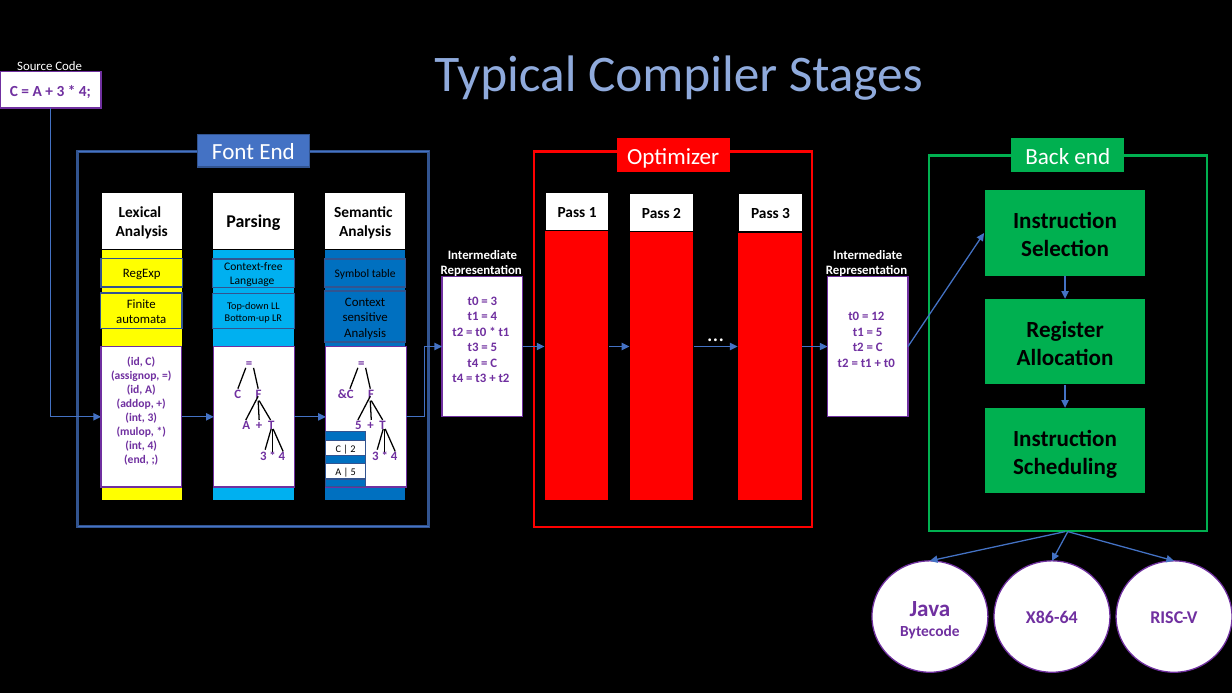
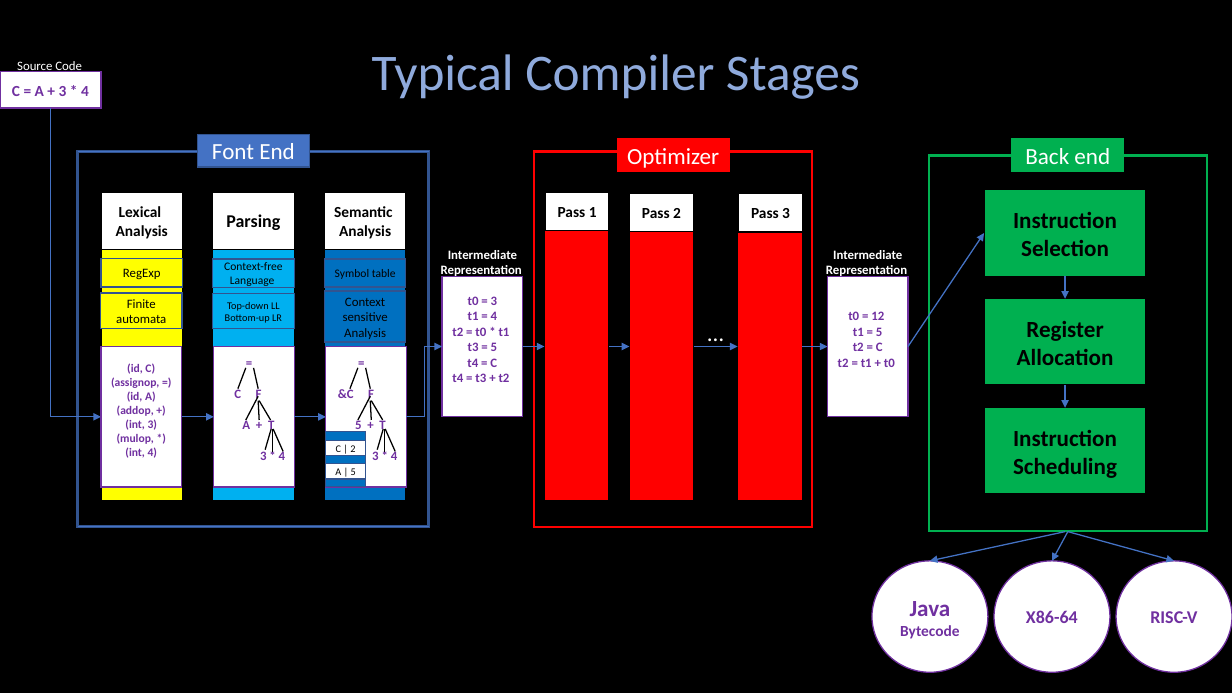
Before and after one commit to Angold-4/cs, a slide deck: slide 2 of docs/figures/figures.pptx. Drawn at 1232x693 pixels with LibreOffice and Linux fonts; fonts in the diff are those of the drawing. Boxes give left, top, right and bottom in pixels: in the first picture for what was removed or moved away, otherwise in the second. Text is boxed around its words. In the diff, an @@ line names an element or a change of style, - is before the commit and + after.

Commit message:
finish introduction stages

```diff
--- a/docs/figures/figures.pptx
+++ b/docs/figures/figures.pptx
@@ text "Typical Compiler Stages": place and size @@
-text "Typical Compiler Stages" at [434, 55, 923, 100]
+text "Typical Compiler Stages" at [372, 54, 860, 99]
@@ text in rectangle at [12, 86, 89, 96]: text changed @@
-C = A + 3 * 4;
+C = A + 3 * 4
@@ text in rectangle at [124, 454, 149, 465]: paragraph removed @@
-(end, ;)
```
Also in this commit, not shown: 1 slide added, 1 slide removed, 6 other files.
